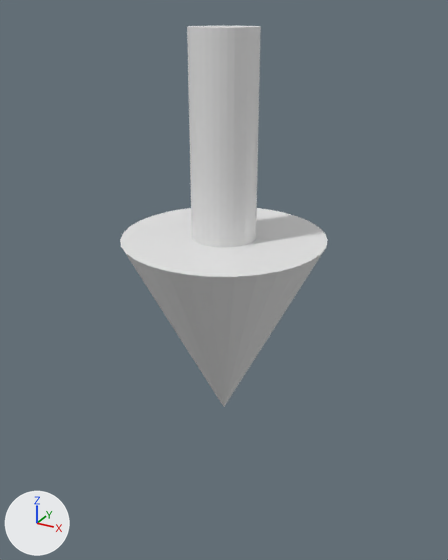
A saved change to the glTF model res/models/Marker.glb.
Before and after are seen from a camera (50 mm lens) standing at (1.38, -2.51, 3.46) and looking at (-0.05, 0.08, 2.17). Arrows for +X, +Y and +Z are at lower left; the lights stay in place. The older version comes first. Where no turn or scale is listed for an object, it has been applied to the vertices. Vertices at exactly the same position are counted once.

Before the edit, the objects in view are built like this:
```python
me_cylinder = bpy.data.meshes.new('Cylinder')
me_cylinder.from_pydata(...)  # a 32-sided cylinder along z spanning x -0.16..0.16, y -0.16..0.16, z 2.39..3.39; a 32-sided cone pointing to -z spanning x -0.5..0.5, y -0.5..0.5, z 1.44..2.44
ob_cylinder = bpy.data.objects.new('Cylinder', me_cylinder)
ob_cylinder.location = (0.0, 0.0, 0.0)
```
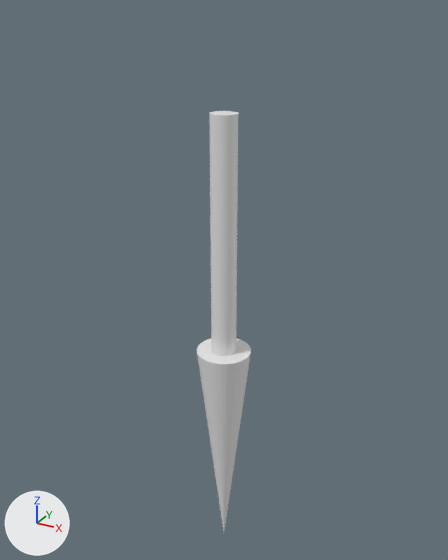
Commit message: Marker added to items

Location of each change, (x1, y1, x2, y2) in pixels of the pictures (448 x 560 px; the box of a moved part takes in the faces that stretch with it):
```json
{"object": "Cylinder", "change": "reshaped", "before": [120, 26, 328, 407], "after": [197, 111, 251, 531], "on screen": "74% narrower, 10% taller"}
{"part": 1, "of": "me_cylinder", "change": "moved or reshaped", "before": [187, 26, 261, 247], "after": [209, 111, 238, 356]}
{"part": 2, "of": "me_cylinder", "change": "moved or reshaped", "before": [120, 208, 328, 407], "after": [197, 338, 251, 531]}
```

Scene script edits in JSON lines:
```json
{"block": "me_cylinder", "where": "# used by ob_cylinder; location = (0.0, 0.0, 0.0)"}
{"op": "remove", "block": "me_cylinder", "code": "me_cylinder.from_pydata(...)  # 97 vertices, 186 faces; spans x -0.5..0.5, y -0.5..0.5, z 1.44..3.39"}
{"op": "add", "block": "me_cylinder", "code": "me_cylinder.from_pydata(...)  # 97 vertices, 186 faces; spans x -0.14..0.14, y -0.14..0.14, z 0.52..3.03"}
{"block": "me_cylinder", "change": "me_cylinder part 1: the loose piece of 64 vertices spanning x -0.16..0.16, y -0.16..0.16, z 2.39..3.39 is scaled about its middle by (0.417, 0.417, 1.29), then moved by (0.0, 0.0, -0.51)"}
{"block": "me_cylinder", "change": "me_cylinder part 2: the loose piece of 33 vertices spanning x -0.5..0.5, y -0.5..0.5, z 1.44..2.44 is scaled about its middle by (0.287, 0.287, 1.29), then moved by (0.0, 0.0, -0.78)"}
```
